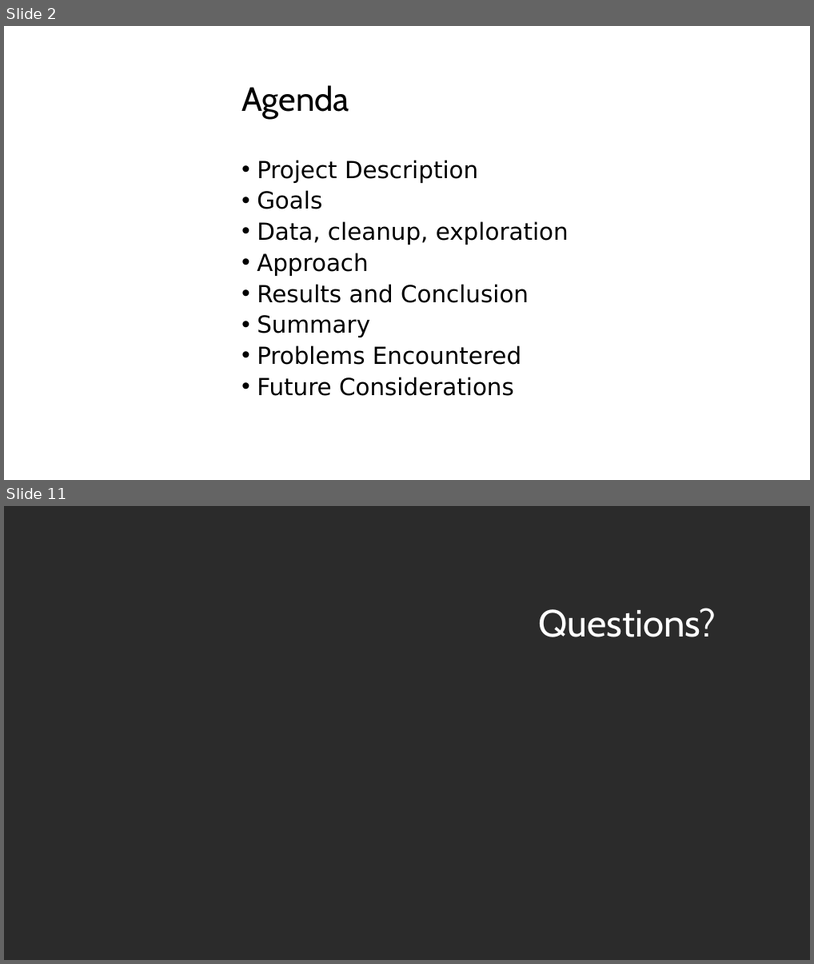
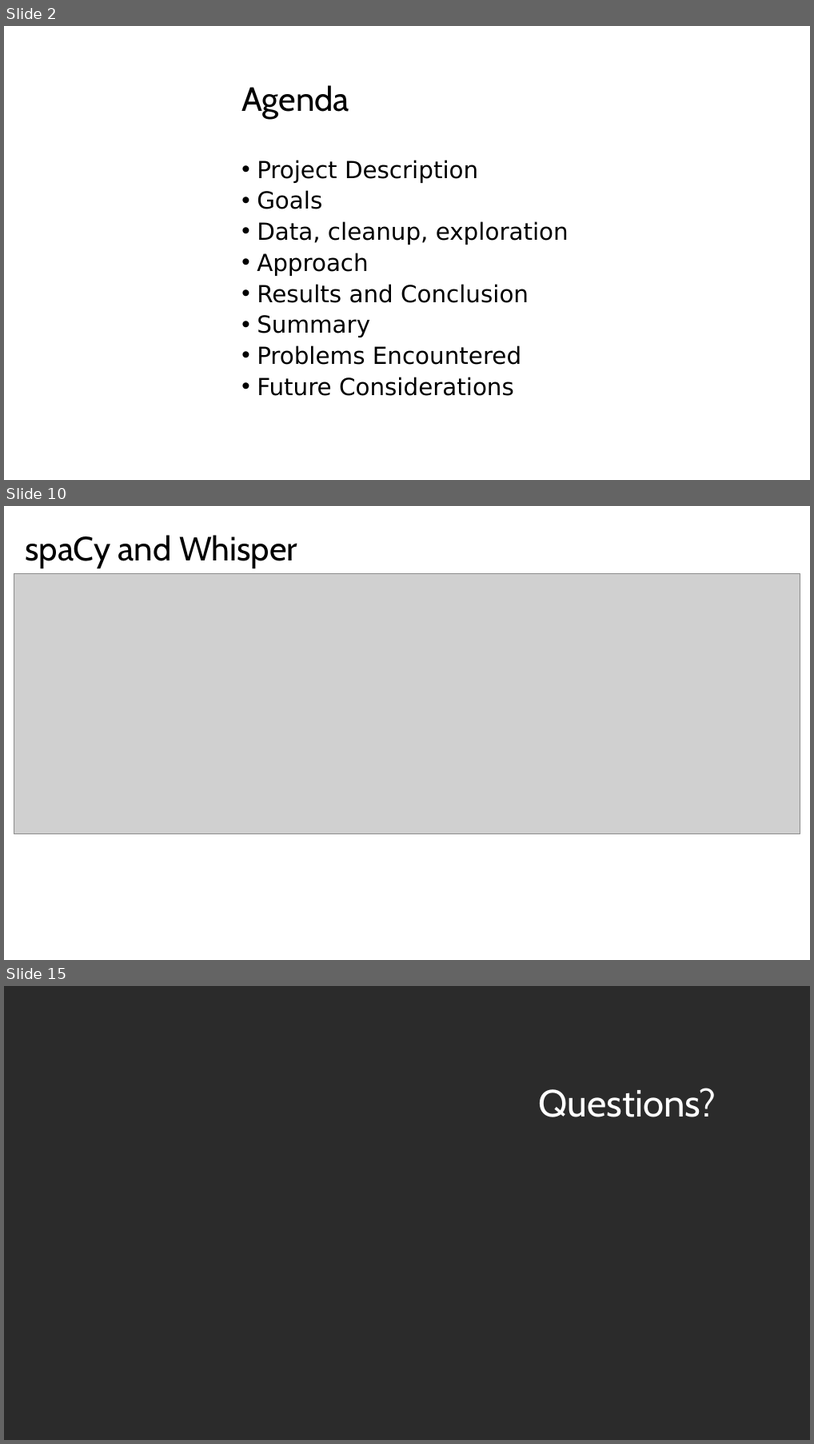
Before and after one commit to brian-campbell/ai-bootcamp-project-3, a slide deck: MovieChatBot.pptx. Shown one above the other, each under a label of ours: slides 2 and 11 before the commit, slides 2, 10 and 15 after it; the slides between them are not shown. The pictures are 814x964 and 814x1444 pixels, drawn with LibreOffice and Linux fonts; fonts in the diff are those of the drawing; grey boxes stand for pictures; background and template pictures are left out; a plain dark background stands for a picture behind light text. Boxes give left, top, right and bottom in pixels: in the first picture for what was removed or moved away, otherwise in the second. Text is boxed around its words. In the diff, an @@ line names an element or a change of style, - is before the commit and + after.

```diff
--- a/MovieChatBot.pptx
+++ b/MovieChatBot.pptx
@@ slide 10 added at (4, 506, 810, 960), background #FFFFFF @@
@@ title added at (25, 535, 298, 568), 40 pt, text #000000 @@
+spaCy and Whisper
@@ picture added at (14, 574, 801, 834) @@
@@ what was slide 11 is now slide 15 @@
```
Also in this commit, not shown: 4 slides changed, 7 other slides added, 4 slides removed.
